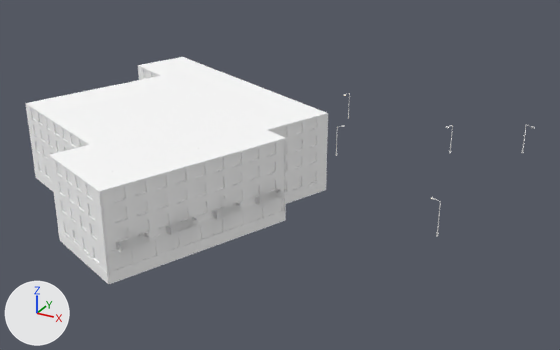
The glTF model cities/arlov-borggatan/pack/tiles/c-11_-5.glb, before and after one commit.
Before and after are seen from a 50 mm camera at (-577.0, -399.1, 57.8) aimed at (-637.7, -288.8, 2.6). Arrows for +X, +Y and +Z are at lower left; the lights stay in place. The picture after the commit comes second. Where no turn or scale is listed for an object, it has been applied to the vertices. Vertices at exactly the same position are counted once.

The first picture shows 'SM_Custom_w89610390_Burlovs_Bibliotek', 'SM_Street_Furniture_-11_-5'.
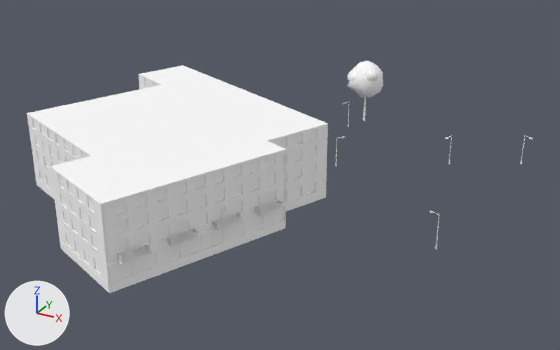
Where the newer file only moved an object's origin or applied its transform, the numbers keep the older frame.

Where the change shows, as pixel boxes [x1, y1, x2, y2] in the pictures (560 x 350 px; the box of a moved part takes in the faces that stretch with it):
'SM_Custom_w89610390_Burlovs_Bibliotek', reshaped: before [25, 57, 328, 284]; after [27, 65, 328, 293]
'SM_Trees_-11_-5', added: after [347, 61, 383, 121]
    faces in mat_m_leaf (white #ffffff): [347, 61, 383, 98]
'SM_Street_Furniture_-11_-5', moved: before [336, 93, 534, 236]; after [266, 98, 533, 249]
part 1 of me_sm_custom_w89610390_burlovs_bibliotek, moved or reshaped: before [127, 229, 134, 242]; after [128, 241, 135, 254]
part 2 of me_sm_custom_w89610390_burlovs_bibliotek, moved or reshaped: before [176, 213, 182, 226]; after [177, 225, 183, 237]
part 3 of me_sm_custom_w89610390_burlovs_bibliotek, moved or reshaped: before [222, 199, 227, 211]; after [222, 210, 227, 222]
part 4 of me_sm_custom_w89610390_burlovs_bibliotek, moved or reshaped: before [264, 185, 268, 197]; after [264, 196, 268, 208]
part 5 of me_sm_custom_w89610390_burlovs_bibliotek, moved or reshaped: before [25, 57, 328, 274]; after [27, 65, 328, 289]

Edits to the bpy script that builds the scene:
```text
Add mat_m_leaf:
    mat_m_leaf = principled_material('M_Leaf')
    mat_m_leaf.base_color = (1.0, 1.0, 1.0)  # white #ffffff
    mat_m_leaf.roughness = 0.902
Add mat_m_bark_wood:
    mat_m_bark_wood = principled_material('M_Bark_Wood')
    mat_m_bark_wood.base_color = (1.0, 1.0, 1.0)  # white #ffffff
    mat_m_bark_wood.roughness = 0.953
Change me_sm_custom_w89610390_burlovs_bibliotek:
    used by ob_sm_custom_w89610390_burlovs_bibliotek; location = (-653.3, -299.8, 8.1)
    remove me_sm_custom_w89610390_burlovs_bibliotek.from_pydata(...)  # 6612 vertices, 6852 faces; spans x -24.1..24.1, y -30.1..30.1, z -7.1..7.1
    add me_sm_custom_w89610390_burlovs_bibliotek.from_pydata(...)  # 6612 vertices, 6852 faces; spans x -24.1..24.1, y -30.1..30.1, z -8.5..5.2
    me_sm_custom_w89610390_burlovs_bibliotek part 1: the loose piece of 4 vertices spanning x 12.7..13.0, y -26.9..-26.1, z -1.9..0.2 is moved by (0.0, 0.0, -1.8)
    me_sm_custom_w89610390_burlovs_bibliotek part 2: the loose piece of 4 vertices spanning x 15.7..16.1, y -19.7..-18.9, z -1.9..0.2 is moved by (0.0, 0.0, -1.8)
    me_sm_custom_w89610390_burlovs_bibliotek part 3: the loose piece of 4 vertices spanning x 18.7..19.1, y -12.5..-11.7, z -1.9..0.2 is moved by (0.0, 0.0, -1.8)
    me_sm_custom_w89610390_burlovs_bibliotek part 4: the loose piece of 4 vertices spanning x 21.8..22.1, y -5.3..-4.5, z -1.9..0.2 is moved by (0.0, 0.0, -1.8)
    me_sm_custom_w89610390_burlovs_bibliotek part 5: 6374 of 6612 vertices moved; they spanned x -24.1..24.1, y -30.1..30.1, z -7.1..7.1 and now span x -24.1..24.1, y -30.1..30.1, z -8.5..5.2; mean shift (0.0, 0.0, -1.8); largest move (13.3, -25.4, 6.7) -> (12.9, -26.4, -7.9)
    other edits to the shape of me_sm_custom_w89610390_burlovs_bibliotek do not show in these pictures
Add me_sm_trees__11__5:
    me_sm_trees__11__5.from_pydata(...)  # 138 vertices, 252 faces; spans x -3.9..3.9, y -3.75..3.75, z -6.79..6.79
    # faces by material slot: [12, 240]
    me_sm_trees__11__5.materials.append(mat_m_bark_wood)  # white #ffffff
    me_sm_trees__11__5.materials.append(mat_m_leaf)  # white #ffffff
Change ob_sm_street_furniture__11__5:
    ob_sm_street_furniture__11__5.location: (-629.4, -276.0, 5.2) -> (-629.4, -276.0, 3.4)
Add ob_sm_trees__11__5:
    ob_sm_trees__11__5 = bpy.data.objects.new('SM_Trees_-11_-5', me_sm_trees__11__5)
    ob_sm_trees__11__5.location = (-638.8, -248.1, 6.7)
```
